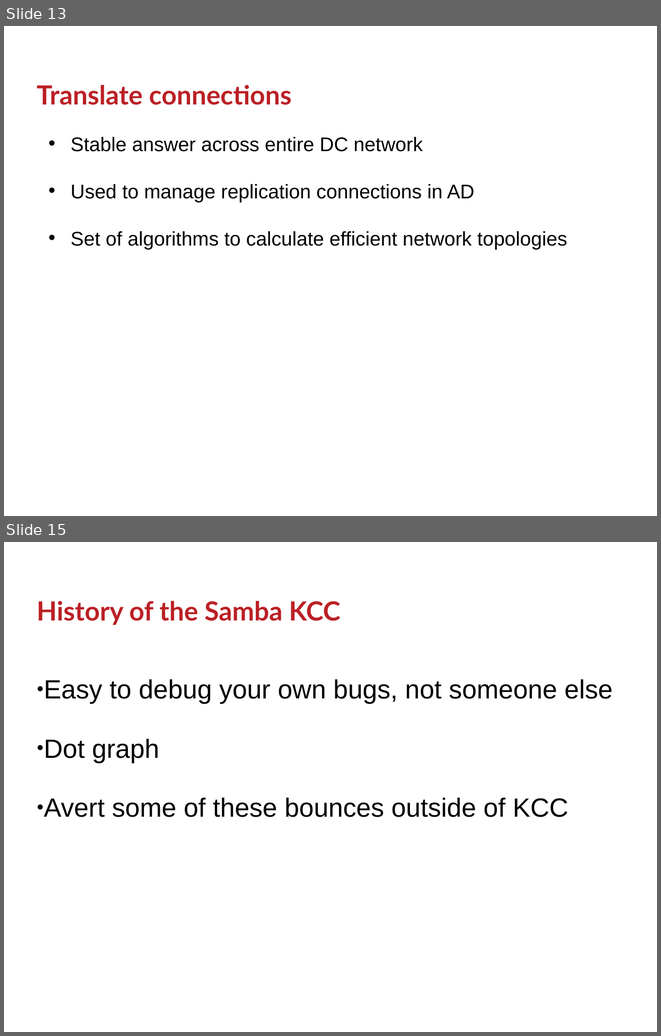
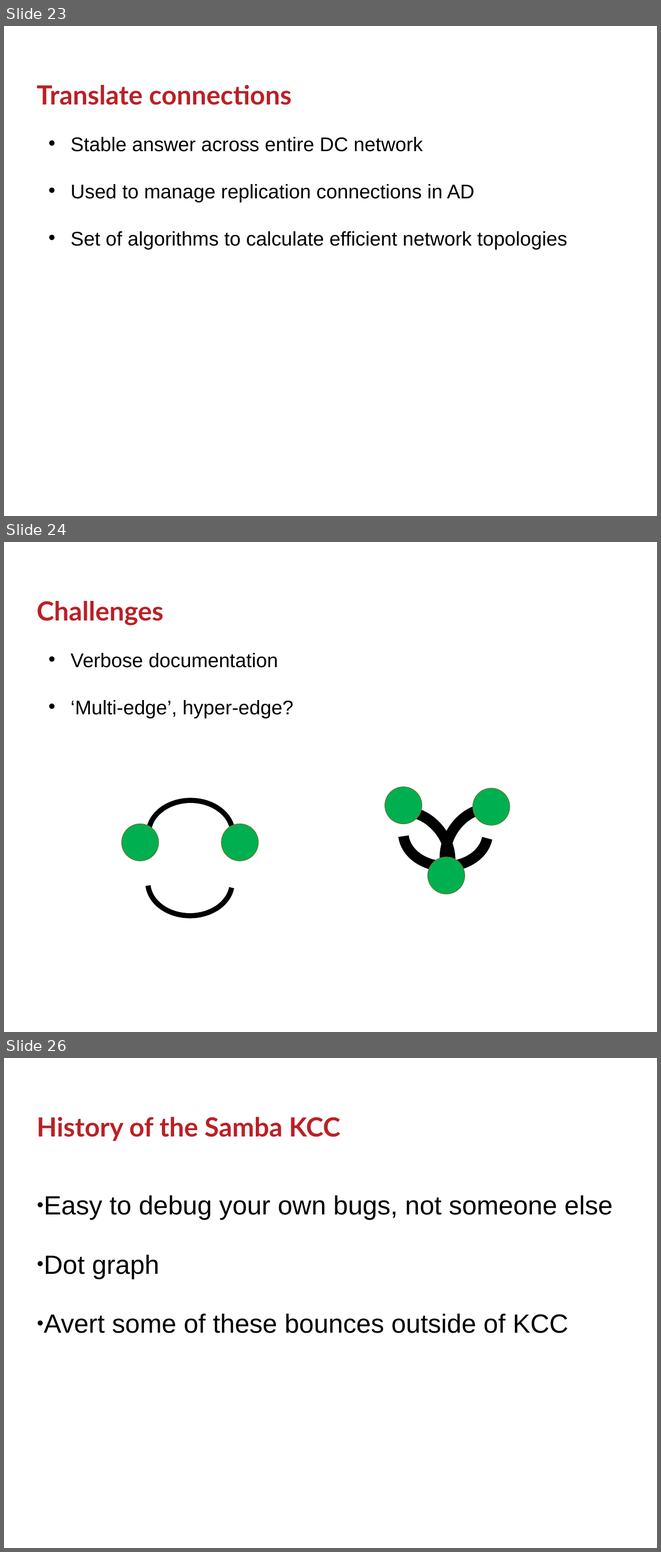
Before and after one commit to GSam/Slides, a slide deck: Samba KCC.pptx. Shown one above the other, each under a label of ours: slides 13 and 15 before the commit, slides 23, 24 and 26 after it; the slides between them are not shown. The pictures are 661x1036 and 661x1552 pixels, drawn with LibreOffice and Linux fonts; fonts in the diff are those of the drawing; background and template pictures are left out. Boxes give left, top, right and bottom in pixels: in the first picture for what was removed or moved away, otherwise in the second. Text is boxed around its words. In the diff, an @@ line names an element or a change of style, - is before the commit and + after.

```diff
--- a/Samba KCC.pptx
+++ b/Samba KCC.pptx
@@ slide 24 added at <box>4,542,657,1032</box>, background #FFFFFF @@
@@ title added at <box>37,601,164,625</box>, 32 pt, text #BB2025, bold @@
+Challenges
@@ text added at <box>71,653,293,718</box>, 24 pt, text #000000 @@
+• Verbose documentation
+• ‘Multi-edge’, hyper-edge?
@@ group added at <box>122,800,258,915</box>: 2 arc (boxed as its full ellipse)s, 2 ellipses @@
@@ group added at <box>362,787,530,905</box>: 3 arc (boxed as its full ellipse)s, 3 ellipses @@
@@ what was slide 13 is now slide 23 @@
@@ what was slide 15 is now slide 26 @@
```
Also in this commit, not shown: 2 slides changed, 11 other slides added, 1 slide removed.
